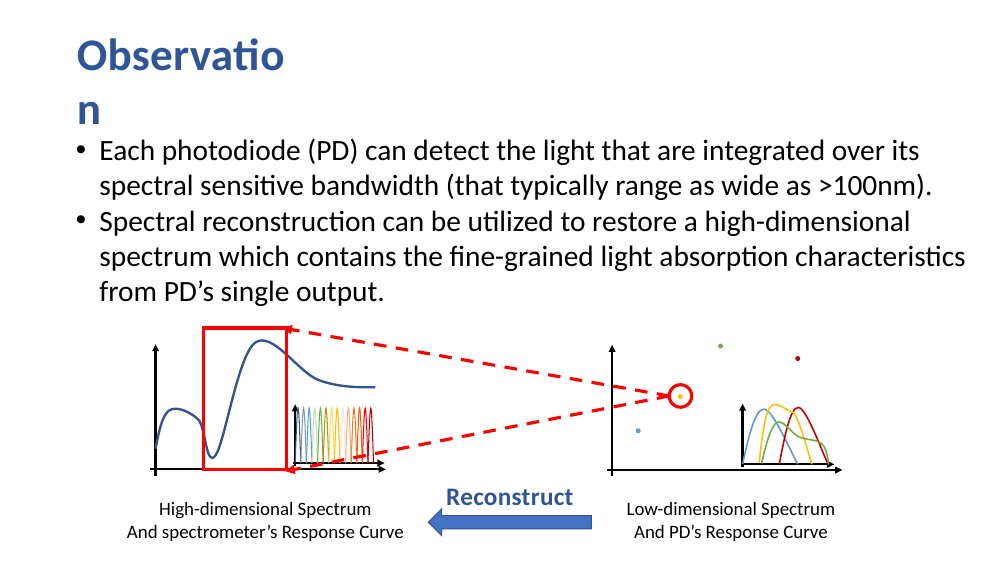
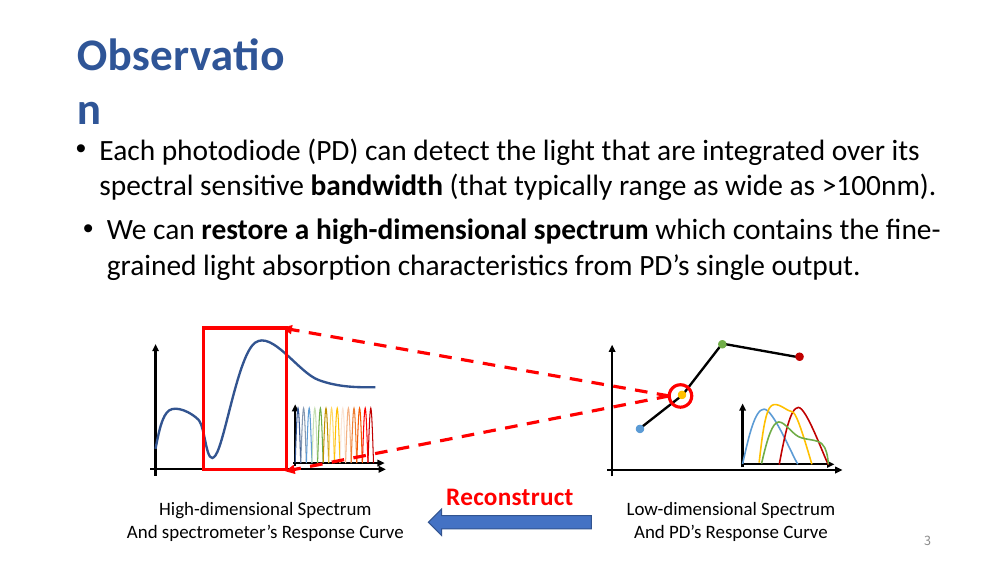
Before and after one commit to hyanhu/hyanhu.github.io, a slide deck: slide 3 of files/BabyNutri.pptx. Drawn at 1008x567 pixels with LibreOffice and Linux fonts; fonts in the diff are those of the drawing. Boxes give left, top, right and bottom in pixels: in the first picture for what was removed or moved away, otherwise in the second. Text is boxed around its words. In the diff, an @@ line names an element or a change of style, - is before the commit and + after.

```diff
--- a/files/BabyNutri.pptx
+++ b/files/BabyNutri.pptx
@@ text "Each photodiode (PD) can detect ..." at box(99, 138, 936, 200): bold on in "bandwidth" @@
@@ text at box(99, 210, 966, 306): paragraph removed @@
-• Spectral reconstruction can be utilized to restore a high-dimensional spectrum which contains the fine-grained light absorption characteristics from PD’s single output.
@@ text added at box(107, 218, 941, 280), 28 pt, text #000000 @@
+• We can restore a high-dimensional spectrum which contains the fine-grained light absorption characteristics from PD’s single output.
@@ line added from (685, 392) to (720, 347), #000000 2.25 pt @@
@@ ellipse: place and size @@
-ellipse at box(719, 344, 723, 348)
+ellipse at box(719, 341, 727, 349)
@@ line added from (726, 344) to (796, 357), #000000 2.25 pt @@
@@ ellipse: place and size @@
-ellipse at box(796, 357, 800, 361)
+ellipse at box(796, 353, 804, 361)
@@ line added from (643, 426) to (680, 398), #000000 2.25 pt @@
@@ ellipse: place and size @@
-ellipse at box(678, 395, 682, 399)
+ellipse at box(678, 391, 686, 399)
@@ ellipse: place and size @@
-ellipse at box(637, 429, 640, 433)
+ellipse at box(637, 426, 644, 433)
@@ text "Reconstruct" at box(446, 488, 573, 506): text colour #2F5597 to #FF0000 @@
@@ page number added at box(924, 536, 931, 545), 12 pt, text #8C8C8C @@
+3
```
Also in this commit, not shown: 5 other slides changed, 7 slides added, 1 slide removed, 1 other file.
